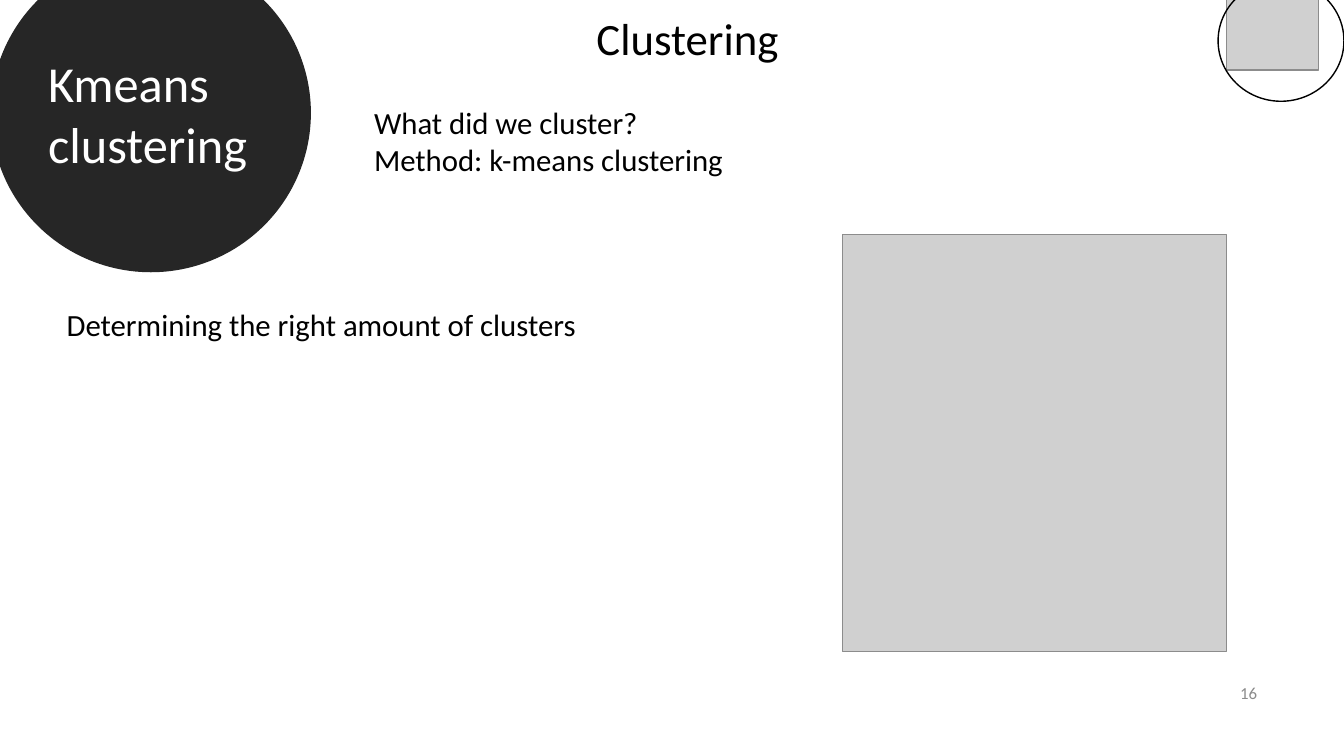
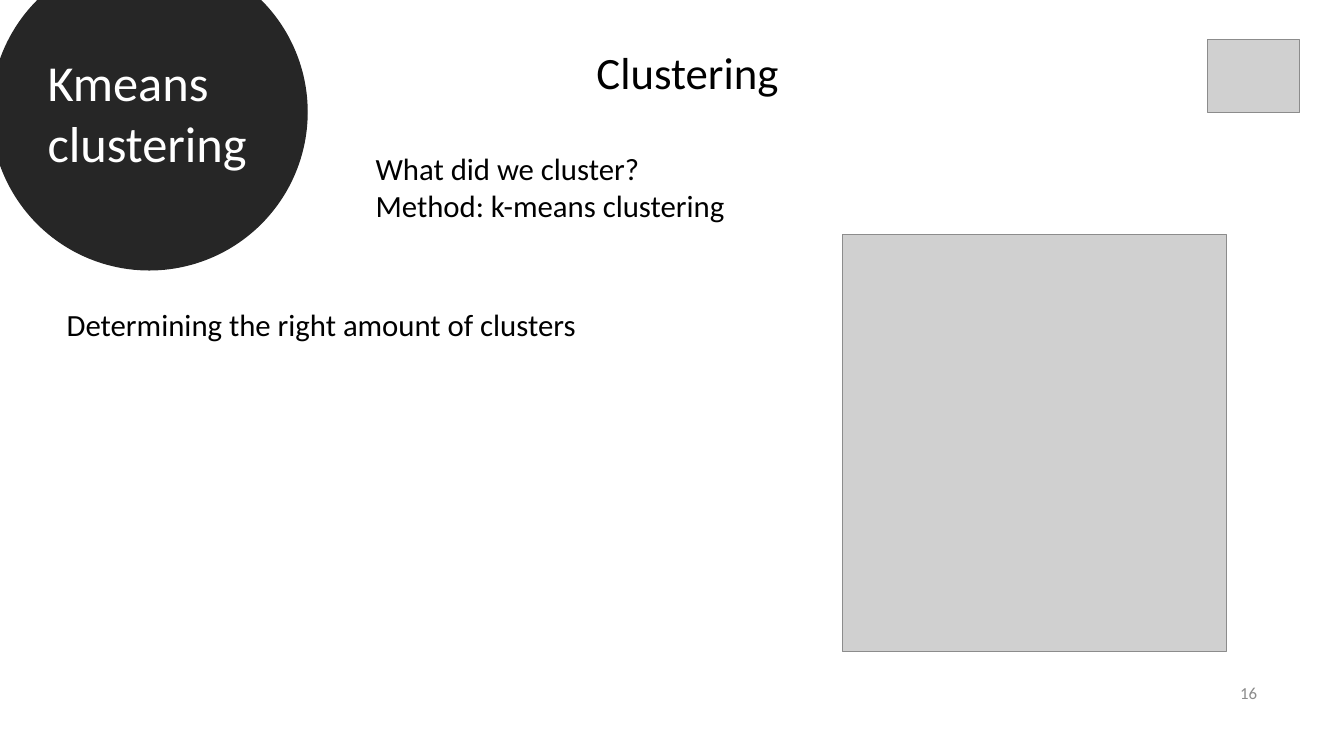
Before and after one commit to datascience-mobi-2022/2022-topic-03-team-05, a slide deck: slide 16 of Final presentation outline & temporary draft.pptx. Drawn at 1344x756 pixels with LibreOffice and Linux fonts; fonts in the diff are those of the drawing; grey boxes stand for pictures. Boxes give left, top, right and bottom in pixels: in the first picture for what was removed or moved away, otherwise in the second. Text is boxed around its words. In the diff, an @@ line names an element or a change of style, - is before the commit and + after.

```diff
--- a/Final presentation outline & temporary draft.pptx
+++ b/Final presentation outline & temporary draft.pptx
@@ ellipse removed at (1218, 0, 1344, 101) @@
@@ text "Clustering": place and size @@
-text "Clustering" at (596, 24, 778, 63)
+text "Clustering" at (596, 58, 778, 97)
@@ picture: place and size @@
-picture at (1227, 0, 1319, 70)
+picture at (1208, 39, 1300, 113)
@@ text "What did we cluster?": place and size @@
-text "What did we cluster?" at (374, 112, 722, 177)
+text "What did we cluster?" at (376, 158, 724, 223)
```
Also in this commit, not shown: 24 other slides changed.
